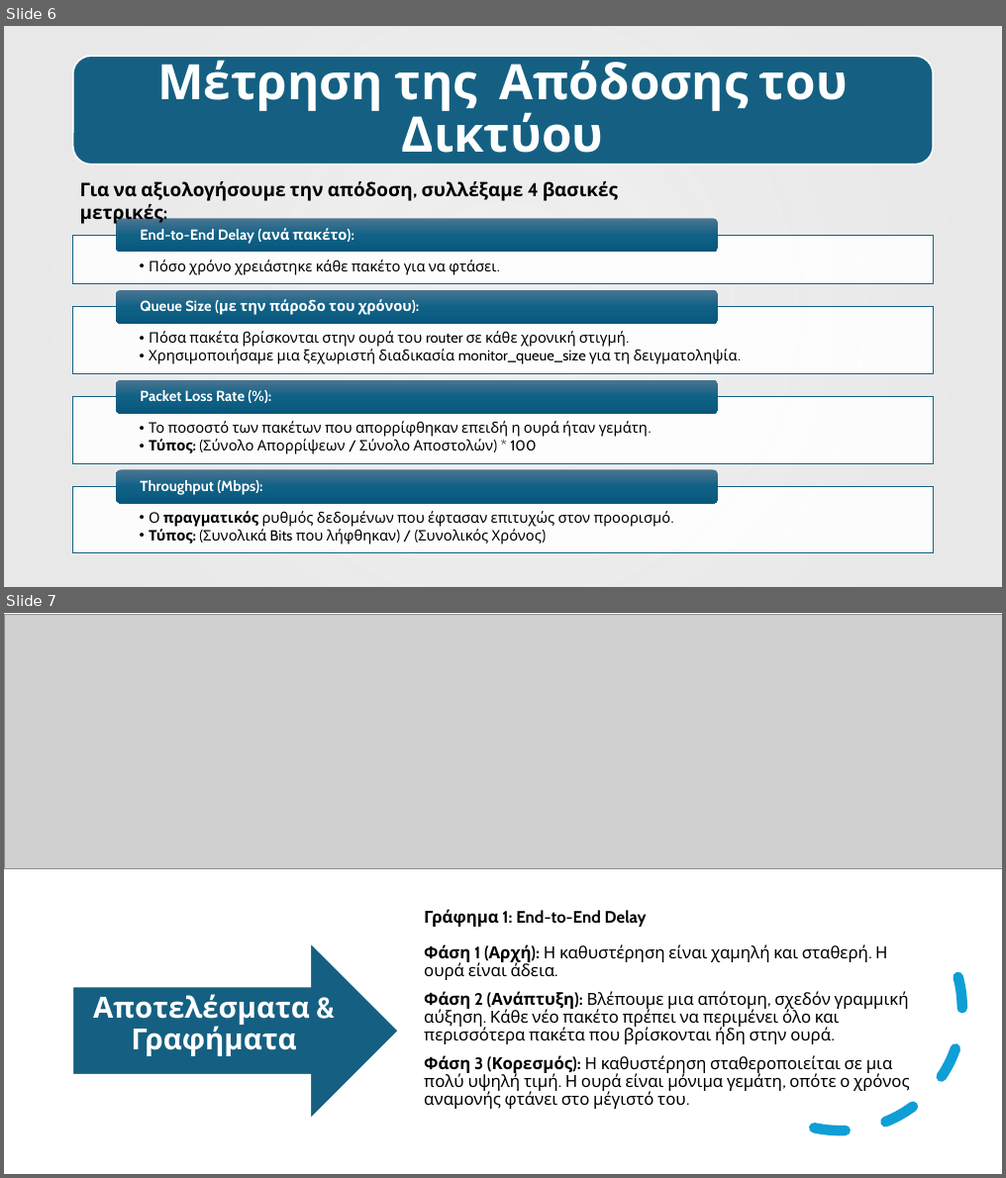
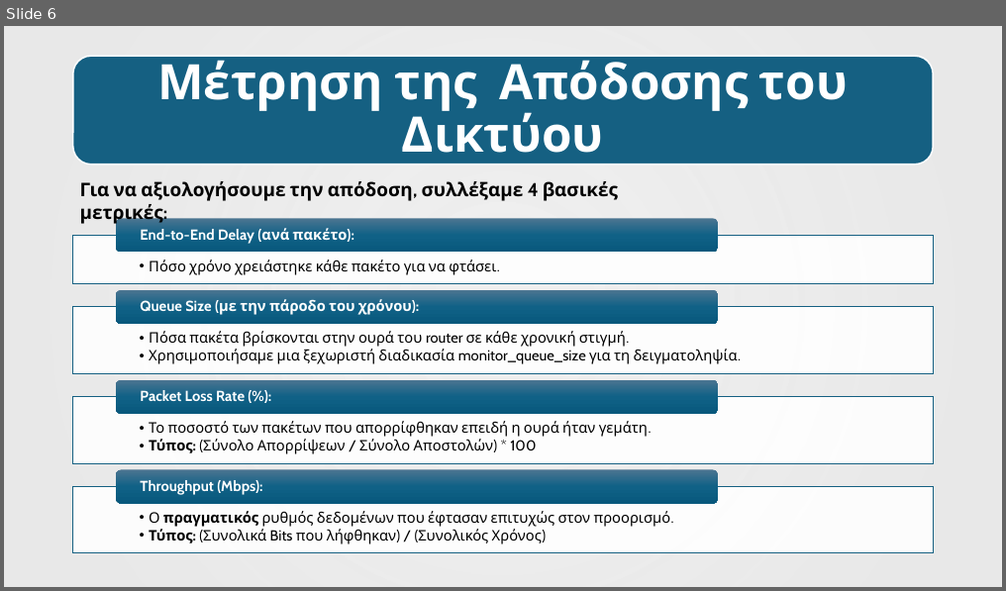
Before and after one commit to AlexandrosChal/Event-driven-network-simulation-in-Python-and-SimPy, a slide deck: Παρουσίαση.pptx. Shown one above the other, each under a label of ours: slides 6 and 7 before the commit, slide 6 after it. The pictures are 1006x1178 and 1006x591 pixels, drawn with LibreOffice and Linux fonts; fonts in the diff are those of the drawing; grey boxes stand for pictures; background and template pictures are left out. Boxes give left, top, right and bottom in pixels: in the first picture for what was removed or moved away, otherwise in the second. Text is boxed around its words. In the diff, an @@ line names an element or a change of style, - is before the commit and + after.

```diff
--- a/Παρουσίαση.pptx
+++ b/Παρουσίαση.pptx
@@ slide 7 removed at bbox=[4, 613, 1002, 1174], background #FFFFFF @@
@@ picture removed at bbox=[4, 615, 1002, 868] @@
@@ arc (boxed as its full ellipse) removed at bbox=[691, 860, 989, 1157] @@
@@ text removed at bbox=[424, 909, 909, 1092] @@
-Γράφημα 1: End-to-End Delay
-Φάση 1 (Αρχή): Η καθυστέρηση είναι χαμηλή και σταθερή. Η ουρά είναι άδεια.
-Φάση 2 (Ανάπτυξη): Βλέπουμε μια απότομη, σχεδόν γραμμική αύξηση. Κάθε νέο πακέτο πρέπει να περιμένει όλο και περισσότερα πακέτα που βρίσκονται ήδη στην ουρά.
-Φάση 3 (Κορεσμός): Η καθυστέρηση σταθεροποιείται σε μια πολύ υψηλή τιμή. Η ουρά είναι μόνιμα γεμάτη, οπότε ο χρόνος αναμονής φτάνει στο μέγιστό του.
@@ right arrow removed at bbox=[73, 943, 399, 1119] @@
@@ text removed at bbox=[93, 994, 310, 1057] @@
-Αποτελέσματα & Γραφήματα
```
Also in this commit, not shown: 4 slides changed, 7 slides added, 5 other slides removed, 1 other file.
